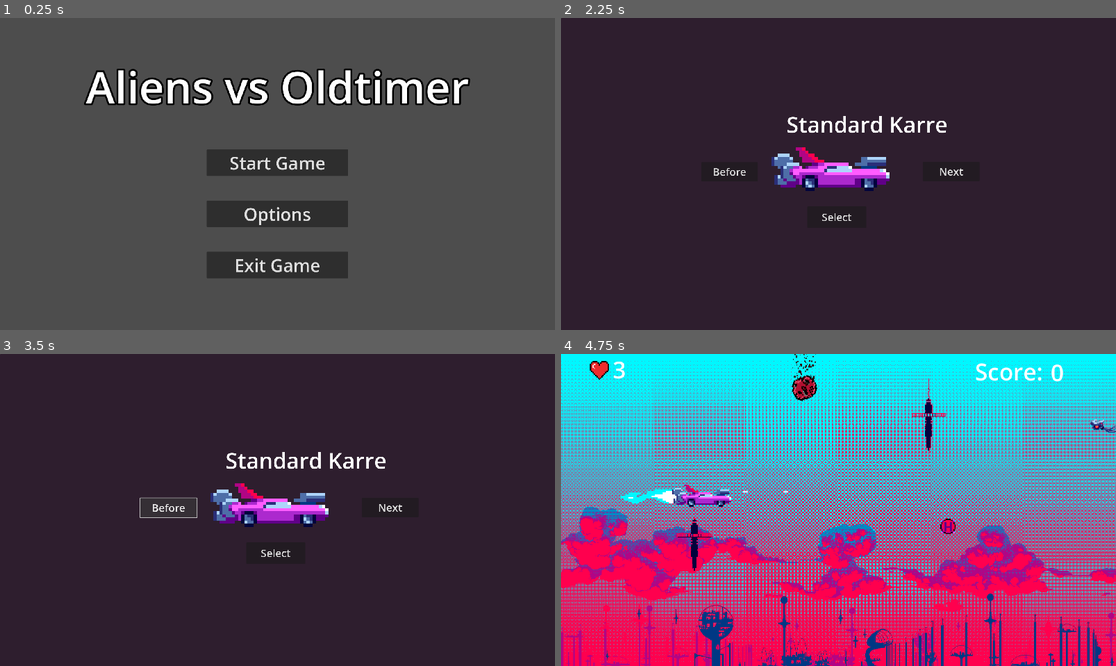
Above: before the commit, frames 1-4 (two rows, left to right).
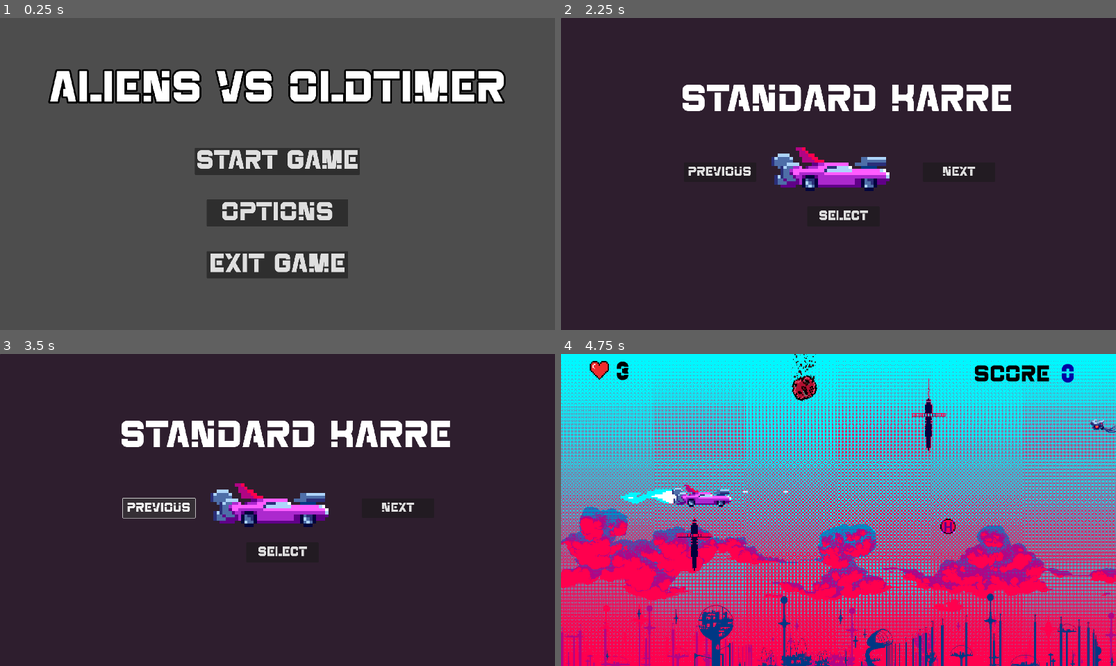
Above: after the commit, the same moments.

Repository: P0ddy/Project-Bentley
Game: Godot game, scene res://Scenes/Menu/main_menu.tscn
The game is run twice, just before and just after one commit, with the same random seed, the same clock (stepped at 60 frames per second) and the same inputs. Sound files missing from this copy of the repository are replaced by a short silence.
Inputs:
- Up to frame 1 (0.25 s): no input
- Up to frame 2 (2.25 s): click "Options" at 0.5 s; click "Back" at 1.25 s; click "Start Game" at 2 s
- Up to frame 3 (3.5 s): click "Before" (after the commit: "Previous") at 2.75 s
- Up to frame 4 (4.75 s): click "Select" at 3.5 s; hold D (right) from 4.28 s (still down); hold Space (shoot) from 4.28 s (still down)

The runs differ from the first frame. In frame 1, 10% of the frame differs, in the area x 8-92%, y 16-82%; in frame 2, 4.2%; in frame 3, 4.3%; in frame 4, 0.9%.

Commit message:
add font + changes to all menus

Diff:
--- a/Scenes/MainScene/Game.tscn
+++ b/Scenes/MainScene/Game.tscn
@@ -11,6 +11,7 @@
 [ext_resource type="Texture2D" uid="uid://cpjn0s8enagpg" path="res://Assets/HP.png" id="6_i8dvb"]
 [ext_resource type="PackedScene" uid="uid://hxv8ns0db8i0" path="res://Scenes/MainScene/vel.tscn" id="6_uldu1"]
 [ext_resource type="Script" path="res://Scenes/MainScene/Background.gd" id="8_p2q4e"]
+[ext_resource type="FontFile" uid="uid://f7mrciexqi7f" path="res://Assets/Fonts/SPACE RETRO.TTF" id="10_2mv47"]
 [ext_resource type="Script" path="res://Scenes/MainScene/Camera.gd" id="11_xfkbu"]
 [ext_resource type="PackedScene" uid="uid://cuyb3s030kqqs" path="res://Scenes/MainScene/PickUps/health_pick_up.tscn" id="12_upobf"]
 [ext_resource type="Texture2D" uid="uid://06ljkvg0dv4a" path="res://Assets/BackGround/Parallax_Background_A.png" id="13_t0eib"]
@@ -18,12 +19,6 @@
 [ext_resource type="Texture2D" uid="uid://g6n13kuw400b" path="res://Assets/BackGround/Parallax_Background_C.png" id="15_1qupc"]
 [ext_resource type="Texture2D" uid="uid://di6mdlyjrhcv5" path="res://Assets/BackGround/Parallax_Background_D.png" id="16_52iaw"]
 [ext_resource type="Texture2D" uid="uid://3sl6ck5bhsp5" path="res://Assets/BackGround/Parallax_Background_E.png" id="17_03452"]
-
-[sub_resource type="FontVariation" id="FontVariation_smcdk"]
-
-[sub_resource type="FontVariation" id="FontVariation_jr3ij"]
-
-[sub_resource type="FontVariation" id="FontVariation_enque"]
 
 [node name="Game" type="Node2D"]
 script = ExtResource("1_5rsoo")
@@ -73,34 +68,40 @@
 
 [node name="DisplayHP" type="Label" parent="CanvasLayer/UI/Control"]
 layout_mode = 0
-offset_left = 179.0
-offset_top = -2.0
+offset_left = 188.0
+offset_top = 9.0
 offset_right = 378.0
 offset_bottom = 122.0
-theme_override_fonts/font = SubResource("FontVariation_smcdk")
-theme_override_font_sizes/font_size = 80
+theme_override_colors/font_color = Color(0, 0, 0, 1)
+theme_override_fonts/font = ExtResource("10_2mv47")
+theme_override_font_sizes/font_size = 90
 text = "3"
+vertical_alignment = 1
 script = ExtResource("5_i1t1g")
 
 [node name="Score" type="Label" parent="CanvasLayer/UI/Control"]
 layout_mode = 0
-offset_left = 1432.0
-offset_top = 5.0
-offset_right = 1912.0
-offset_bottom = 171.0
-theme_override_fonts/font = SubResource("FontVariation_jr3ij")
-theme_override_font_sizes/font_size = 80
-text = "Score:"
+offset_left = 1428.0
+offset_top = 2.0
+offset_right = 1894.0
+offset_bottom = 145.0
+theme_override_colors/font_color = Color(0, 0, 0, 1)
+theme_override_fonts/font = ExtResource("10_2mv47")
+theme_override_font_sizes/font_size = 79
+text = "Score"
+vertical_alignment = 1
 
 [node name="DisplayScore" type="Label" parent="CanvasLayer/UI/Control"]
 layout_mode = 0
-offset_left = 1694.0
+offset_left = 1728.0
 offset_top = 8.0
 offset_right = 2295.0
 offset_bottom = 138.0
-theme_override_fonts/font = SubResource("FontVariation_enque")
-theme_override_font_sizes/font_size = 80
+theme_override_colors/font_color = Color(0, 0, 0.643137, 1)
+theme_override_fonts/font = ExtResource("10_2mv47")
+theme_override_font_sizes/font_size = 90
 text = "0"
+vertical_alignment = 1
 script = ExtResource("6_4n6hb")
 
 [node name="Background" type="ParallaxBackground" parent="."]
--- a/Scenes/Menu/character_select.tscn
+++ b/Scenes/Menu/character_select.tscn
@@ -1,9 +1,10 @@
-[gd_scene load_steps=30 format=3 uid="uid://cfksfks3n23hx"]
+[gd_scene load_steps=31 format=3 uid="uid://cfksfks3n23hx"]
 
 [ext_resource type="Script" path="res://Scenes/Menu/character_select.gd" id="1_k3yhq"]
 [ext_resource type="Texture2D" uid="uid://bdfg71glqval6" path="res://Assets/Cars/Bus/Bus.png" id="2_sbnsk"]
 [ext_resource type="Texture2D" uid="uid://p4pfex6lyr1c" path="res://Assets/Cars/Ferrari/Ferrari.png" id="3_4nr4t"]
 [ext_resource type="Texture2D" uid="uid://bqroux18ckpri" path="res://Assets/Cars/StandardCar/Car1-driving-idle-Shee-WITHOUT-FLAMEt.png" id="3_4upjr"]
+[ext_resource type="FontFile" uid="uid://f7mrciexqi7f" path="res://Assets/Fonts/SPACE RETRO.TTF" id="5_mevfi"]
 
 [sub_resource type="AtlasTexture" id="AtlasTexture_fyimi"]
 atlas = ExtResource("3_4upjr")
@@ -206,34 +207,40 @@
 animation = &"Player3"
 
 [node name="LeftButton" type="Button" parent="."]
-offset_left = 485.0
-offset_top = 499.0
-offset_right = 681.0
-offset_bottom = 566.0
-theme_override_font_sizes/font_size = 36
-text = "Before"
+offset_left = 424.9
+offset_top = 500.0
+offset_right = 674.9
+offset_bottom = 567.0
+theme_override_fonts/font = ExtResource("5_mevfi")
+theme_override_font_sizes/font_size = 45
+text = "Previous"
 
 [node name="RightButton" type="Button" parent="."]
 offset_left = 1252.0
-offset_top = 498.0
-offset_right = 1448.0
-offset_bottom = 565.0
-theme_override_font_sizes/font_size = 36
+offset_top = 500.0
+offset_right = 1502.0
+offset_bottom = 567.0
+theme_override_fonts/font = ExtResource("5_mevfi")
+theme_override_font_sizes/font_size = 45
 text = "Next"
 
 [node name="Selected Car" type="Label" parent="."]
-offset_left = 780.0
-offset_top = 315.0
-offset_right = 1010.0
-offset_bottom = 420.0
-theme_override_font_sizes/font_size = 76
+offset_left = 414.0
+offset_top = 187.0
+offset_right = 1498.0
+offset_bottom = 385.0
+theme_override_fonts/font = ExtResource("5_mevfi")
+theme_override_font_sizes/font_size = 130
+horizontal_alignment = 1
+vertical_alignment = 1
 
 [node name="SelectButton" type="Button" parent="."]
 offset_left = 852.0
 offset_top = 652.0
-offset_right = 1056.0
-offset_bottom = 727.0
-theme_override_font_sizes/font_size = 36
+offset_right = 1102.0
+offset_bottom = 722.0
+theme_override_fonts/font = ExtResource("5_mevfi")
+theme_override_font_sizes/font_size = 45
 text = "Select"
 
 [connection signal="pressed" from="LeftButton" to="." method="_on_left_button_pressed"]
--- a/Scenes/Menu/game_over.tscn
+++ b/Scenes/Menu/game_over.tscn
@@ -1,11 +1,8 @@
-[gd_scene load_steps=14 format=3 uid="uid://bvcuqcopsvma1"]
+[gd_scene load_steps=10 format=3 uid="uid://bvcuqcopsvma1"]
 
 [ext_resource type="Script" path="res://Scenes/Menu/game_over.gd" id="1_uwdlj"]
+[ext_resource type="FontFile" uid="uid://f7mrciexqi7f" path="res://Assets/Fonts/SPACE RETRO.TTF" id="2_2kpue"]
 [ext_resource type="Script" path="res://Scenes/Menu/ScoreAmount.gd" id="2_hbii5"]
-
-[sub_resource type="FontVariation" id="FontVariation_nrddg"]
-
-[sub_resource type="FontVariation" id="FontVariation_63848"]
 
 [sub_resource type="StyleBoxFlat" id="StyleBoxFlat_w4wut"]
 bg_color = Color(0.223529, 0.294118, 0.478431, 1)
@@ -16,8 +13,6 @@
 [sub_resource type="StyleBoxFlat" id="StyleBoxFlat_5bn0t"]
 bg_color = Color(0.368627, 0.458824, 0.686275, 1)
 
-[sub_resource type="FontVariation" id="FontVariation_i0qto"]
-
 [sub_resource type="StyleBoxFlat" id="StyleBoxFlat_rbn3i"]
 bg_color = Color(0.223529, 0.294118, 0.478431, 1)
 
@@ -26,10 +21,6 @@
 
 [sub_resource type="StyleBoxFlat" id="StyleBoxFlat_7jqvn"]
 bg_color = Color(0.368627, 0.458824, 0.686275, 1)
-
-[sub_resource type="FontVariation" id="FontVariation_r5eql"]
-
-[sub_resource type="FontVariation" id="FontVariation_ebai2"]
 
 [node name="GameOver" type="Control"]
 layout_mode = 3
@@ -58,7 +49,7 @@
 
 [node name="GameOverMenu" type="Label" parent="CenterContainer"]
 layout_mode = 2
-theme_override_fonts/font = SubResource("FontVariation_nrddg")
+theme_override_fonts/font = ExtResource("2_2kpue")
 theme_override_font_sizes/font_size = 150
 text = "Game Over"
 
@@ -79,7 +70,7 @@
 
 [node name="Restart" type="Button" parent="CenterContainer2/VBoxContainer"]
 layout_mode = 2
-theme_override_fonts/font = SubResource("FontVariation_63848")
+theme_override_fonts/font = ExtResource("2_2kpue")
 theme_override_font_sizes/font_size = 100
 theme_override_styles/normal = SubResource("StyleBoxFlat_w4wut")
 theme_override_styles/hover = SubResource("StyleBoxFlat_cwap3")
@@ -88,7 +79,7 @@
 
 [node name="Quit" type="Button" parent="CenterContainer2/VBoxContainer"]
 layout_mode = 2
-theme_override_fonts/font = SubResource("FontVariation_i0qto")
+theme_override_fonts/font = ExtResource("2_2kpue")
 theme_override_font_sizes/font_size = 100
 theme_override_styles/normal = SubResource("StyleBoxFlat_rbn3i")
 theme_override_styles/hover = SubResource("StyleBoxFlat_kri7b")
@@ -111,13 +102,13 @@
 
 [node name="YourScore" type="Label" parent="CenterContainer3/HBoxContainer"]
 layout_mode = 2
-theme_override_fonts/font = SubResource("FontVariation_r5eql")
+theme_override_fonts/font = ExtResource("2_2kpue")
 theme_override_font_sizes/font_size = 80
 text = "Your Score:"
 
 [node name="ScoreAmount" type="Label" parent="CenterContainer3/HBoxContainer"]
 layout_mode = 2
-theme_override_fonts/font = SubResource("FontVariation_ebai2")
+theme_override_fonts/font = ExtResource("2_2kpue")
 theme_override_font_sizes/font_size = 80
 text = "0"
 script = ExtResource("2_hbii5")
--- a/Scenes/Menu/main_menu.tscn
+++ b/Scenes/Menu/main_menu.tscn
@@ -1,7 +1,8 @@
-[gd_scene load_steps=3 format=3 uid="uid://b8am4x888k45p"]
+[gd_scene load_steps=4 format=3 uid="uid://b8am4x888k45p"]
 
 [ext_resource type="Script" path="res://Scenes/Menu/main_menu.gd" id="1_owfyi"]
 [ext_resource type="PackedScene" uid="uid://bxhjh00lqxlnv" path="res://Scenes/MainScene/Game.tscn" id="2_ww1lw"]
+[ext_resource type="FontFile" uid="uid://f7mrciexqi7f" path="res://Assets/Fonts/SPACE RETRO.TTF" id="3_t2bbi"]
 
 [node name="MainMenu" type="Control"]
 layout_mode = 3
@@ -35,16 +36,19 @@
 size_flags_vertical = 3
 theme_override_colors/font_outline_color = Color(0, 0, 0, 1)
 theme_override_constants/outline_size = 25
+theme_override_fonts/font = ExtResource("3_t2bbi")
 theme_override_font_sizes/font_size = 151
 text = "Aliens vs Oldtimer"
 horizontal_alignment = 1
+vertical_alignment = 1
 
 [node name="StartButton" type="Button" parent="MarginContainer/VBoxContainer"]
 clip_contents = true
 custom_minimum_size = Vector2(490, 0)
 layout_mode = 2
 size_flags_horizontal = 4
-theme_override_font_sizes/font_size = 61
+theme_override_fonts/font = ExtResource("3_t2bbi")
+theme_override_font_sizes/font_size = 90
 text = "Start Game"
 
 [node name="OptionsButton" type="Button" parent="MarginContainer/VBoxContainer"]
@@ -52,7 +56,8 @@
 custom_minimum_size = Vector2(490, 0)
 layout_mode = 2
 size_flags_horizontal = 4
-theme_override_font_sizes/font_size = 61
+theme_override_fonts/font = ExtResource("3_t2bbi")
+theme_override_font_sizes/font_size = 90
 text = "Options"
 
 [node name="QuitButton" type="Button" parent="MarginContainer/VBoxContainer"]
@@ -60,7 +65,8 @@
 custom_minimum_size = Vector2(490, 0)
 layout_mode = 2
 size_flags_horizontal = 4
-theme_override_font_sizes/font_size = 61
+theme_override_fonts/font = ExtResource("3_t2bbi")
+theme_override_font_sizes/font_size = 90
 text = "Exit Game"
 
 [connection signal="button_down" from="MarginContainer/VBoxContainer/StartButton" to="." method="_on_start_button_button_down"]
--- a/Scenes/Menu/options_menu.tscn
+++ b/Scenes/Menu/options_menu.tscn
@@ -1,7 +1,8 @@
-[gd_scene load_steps=3 format=3 uid="uid://c8gvpvs1dpvr2"]
+[gd_scene load_steps=4 format=3 uid="uid://c8gvpvs1dpvr2"]
 
 [ext_resource type="Script" path="res://Scenes/Menu/options_menu.gd" id="1_paq8y"]
 [ext_resource type="PackedScene" uid="uid://bqemmj5sudlam" path="res://Scenes/Menu/volume_slider.tscn" id="2_3jgbx"]
+[ext_resource type="FontFile" uid="uid://f7mrciexqi7f" path="res://Assets/Fonts/SPACE RETRO.TTF" id="2_fwc4q"]
 
 [node name="Options_Menu" type="Control"]
 layout_mode = 3
@@ -51,18 +52,20 @@
 grow_vertical = 2
 theme_override_colors/font_outline_color = Color(0, 0, 0, 1)
 theme_override_constants/outline_size = 30
+theme_override_fonts/font = ExtResource("2_fwc4q")
 theme_override_font_sizes/font_size = 111
 text = "Settings
 "
+vertical_alignment = 1
 
 [node name="MarginContainer" type="MarginContainer" parent="Mid Color"]
 layout_mode = 1
 anchors_preset = 15
 anchor_right = 1.0
 anchor_bottom = 1.0
-offset_left = 63.0
-offset_top = 244.0
-offset_right = -599.4
+offset_left = 48.0
+offset_top = 280.0
+offset_right = -585.4
 offset_bottom = -235.8
 grow_horizontal = 2
 grow_vertical = 2
@@ -80,7 +83,8 @@
 theme_override_constants/shadow_offset_x = 3
 theme_override_constants/shadow_offset_y = 3
 theme_override_constants/outline_size = 40
-theme_override_font_sizes/font_size = 111
+theme_override_fonts/font = ExtResource("2_fwc4q")
+theme_override_font_sizes/font_size = 90
 text = "Fullscreen
 "
 
@@ -90,16 +94,18 @@
 
 [node name="Sliders" type="VBoxContainer" parent="Mid Color"]
 layout_mode = 0
-offset_left = 882.0
-offset_top = 59.0
-offset_right = 1355.0
-offset_bottom = 586.0
+offset_left = 858.0
+offset_top = 75.0
+offset_right = 1338.0
+offset_bottom = 565.0
+theme_override_constants/separation = 20
 
 [node name="MasterVoume" type="Label" parent="Mid Color/Sliders"]
 layout_mode = 2
 theme_override_colors/font_outline_color = Color(0, 0, 0, 1)
 theme_override_constants/outline_size = 40
-theme_override_font_sizes/font_size = 112
+theme_override_fonts/font = ExtResource("2_fwc4q")
+theme_override_font_sizes/font_size = 120
 text = "Volume
 "
 
@@ -111,7 +117,8 @@
 layout_mode = 2
 theme_override_colors/font_outline_color = Color(0, 0, 0, 1)
 theme_override_constants/outline_size = 40
-theme_override_font_sizes/font_size = 112
+theme_override_fonts/font = ExtResource("2_fwc4q")
+theme_override_font_sizes/font_size = 120
 text = "Music
 "
 
@@ -123,7 +130,8 @@
 layout_mode = 2
 theme_override_colors/font_outline_color = Color(0, 0, 0, 1)
 theme_override_constants/outline_size = 40
-theme_override_font_sizes/font_size = 112
+theme_override_fonts/font = ExtResource("2_fwc4q")
+theme_override_font_sizes/font_size = 120
 text = "SFX"
 
 [node name="VolumeSlider3" parent="Mid Color/Sliders" instance=ExtResource("2_3jgbx")]
@@ -143,7 +151,8 @@
 offset_bottom = 479.0
 grow_horizontal = 2
 grow_vertical = 2
-theme_override_font_sizes/font_size = 81
+theme_override_fonts/font = ExtResource("2_fwc4q")
+theme_override_font_sizes/font_size = 90
 text = "Back"
 
 [connection signal="toggled" from="Mid Color/MarginContainer/HBoxContainer4/CheckButton" to="." method="_on_check_button_toggled"]
--- a/Scenes/Menu/pause_menu.tscn
+++ b/Scenes/Menu/pause_menu.tscn
@@ -1,6 +1,7 @@
-[gd_scene load_steps=3 format=3 uid="uid://wgfhrt0csw1w"]
+[gd_scene load_steps=4 format=3 uid="uid://wgfhrt0csw1w"]
 
 [ext_resource type="Script" path="res://Scenes/Menu/pause_menu.gd" id="1_c62km"]
+[ext_resource type="FontFile" uid="uid://f7mrciexqi7f" path="res://Assets/Fonts/SPACE RETRO.TTF" id="2_hi8ig"]
 [ext_resource type="PackedScene" uid="uid://bqemmj5sudlam" path="res://Scenes/Menu/volume_slider.tscn" id="3_j7qbm"]
 
 [node name="PauseMenu" type="Control"]
@@ -27,6 +28,7 @@
 anchors_preset = 15
 anchor_right = 1.0
 anchor_bottom = 1.0
+offset_top = -34.0
 grow_horizontal = 2
 grow_vertical = 2
 theme_override_constants/margin_left = 24
@@ -36,45 +38,50 @@
 
 [node name="VBoxContainer" type="VBoxContainer" parent="CanvasLayer/MarginContainer"]
 layout_mode = 2
-theme_override_constants/separation = 70
+theme_override_constants/separation = 78
 alignment = 2
 
 [node name="Title" type="Label" parent="CanvasLayer/MarginContainer/VBoxContainer"]
 layout_mode = 2
 size_flags_vertical = 3
+theme_override_fonts/font = ExtResource("2_hi8ig")
 theme_override_font_sizes/font_size = 176
 text = "Paused"
 horizontal_alignment = 1
+vertical_alignment = 1
 
 [node name="ContinueButton" type="Button" parent="CanvasLayer/MarginContainer/VBoxContainer"]
-custom_minimum_size = Vector2(443.32, 0)
+custom_minimum_size = Vector2(443.32, 100)
 layout_mode = 2
 size_flags_horizontal = 4
-theme_override_font_sizes/font_size = 61
+theme_override_fonts/font = ExtResource("2_hi8ig")
+theme_override_font_sizes/font_size = 65
 text = "Continue"
 
 [node name="OptionsButton" type="Button" parent="CanvasLayer/MarginContainer/VBoxContainer"]
-custom_minimum_size = Vector2(443.32, 0)
+custom_minimum_size = Vector2(443.32, 100)
 layout_mode = 2
 size_flags_horizontal = 4
-theme_override_font_sizes/font_size = 61
+theme_override_fonts/font = ExtResource("2_hi8ig")
+theme_override_font_sizes/font_size = 65
 text = "Options"
 
 [node name="MainMenuButton" type="Button" parent="CanvasLayer/MarginContainer/VBoxContainer"]
-custom_minimum_size = Vector2(443.32, 0)
+custom_minimum_size = Vector2(443.32, 100)
 layout_mode = 2
 size_flags_horizontal = 4
-theme_override_font_sizes/font_size = 61
+theme_override_fonts/font = ExtResource("2_hi8ig")
+theme_override_font_sizes/font_size = 65
 text = "Main Menu"
 
 [node name="MarginContainer2" type="MarginContainer" parent="CanvasLayer"]
 anchors_preset = 15
 anchor_right = 1.0
 anchor_bottom = 1.0
-offset_left = 949.0
-offset_top = 917.0
-offset_right = 286.6
-offset_bottom = 437.2
+offset_left = 2.0
+offset_top = 623.0
+offset_right = -1202.0
+offset_bottom = -307.0
 grow_horizontal = 2
 grow_vertical = 2
 pivot_offset = Vector2(-1109, -407)
@@ -92,6 +99,7 @@
 theme_override_constants/shadow_offset_x = 3
 theme_override_constants/shadow_offset_y = 3
 theme_override_constants/outline_size = 40
+theme_override_fonts/font = ExtResource("2_hi8ig")
 theme_override_font_sizes/font_size = 66
 text = "Fullscreen
 "
@@ -102,14 +110,16 @@
 
 [node name="Sliders" type="VBoxContainer" parent="CanvasLayer"]
 offset_left = 1323.0
-offset_top = 427.0
+offset_top = 422.0
 offset_right = 1796.0
-offset_bottom = 954.0
+offset_bottom = 964.0
+theme_override_constants/separation = 38
 
 [node name="MasterVoume" type="Label" parent="CanvasLayer/Sliders"]
 layout_mode = 2
 theme_override_colors/font_outline_color = Color(0, 0, 0, 1)
 theme_override_constants/outline_size = 40
+theme_override_fonts/font = ExtResource("2_hi8ig")
 theme_override_font_sizes/font_size = 87
 text = "Volume
 "
@@ -123,6 +133,7 @@
 layout_mode = 2
 theme_override_colors/font_outline_color = Color(0, 0, 0, 1)
 theme_override_constants/outline_size = 40
+theme_override_fonts/font = ExtResource("2_hi8ig")
 theme_override_font_sizes/font_size = 87
 text = "Music
 "
@@ -136,6 +147,7 @@
 layout_mode = 2
 theme_override_colors/font_outline_color = Color(0, 0, 0, 1)
 theme_override_constants/outline_size = 40
+theme_override_fonts/font = ExtResource("2_hi8ig")
 theme_override_font_sizes/font_size = 87
 text = "SFX"
 
Binary file added: Assets/Fonts/SPACE RETRO.TTF
Not shown, added: Assets/Fonts/SPACE RETRO.TTF.import
Not shown: 1 places in Scenes/MainScene/Game.tscn that only renumber resources
